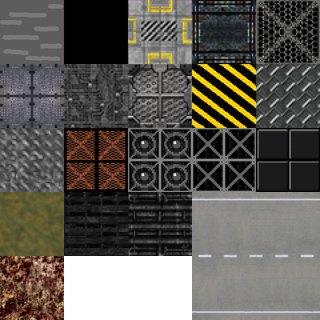
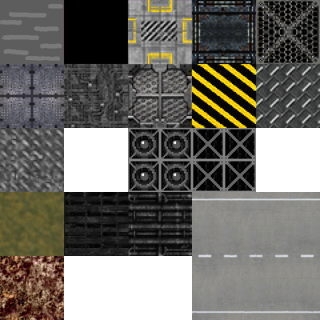
The second 320x320 image is a revision of the first. Changes to its layers:
painted on "Background" over (64, 128, 320, 192)
